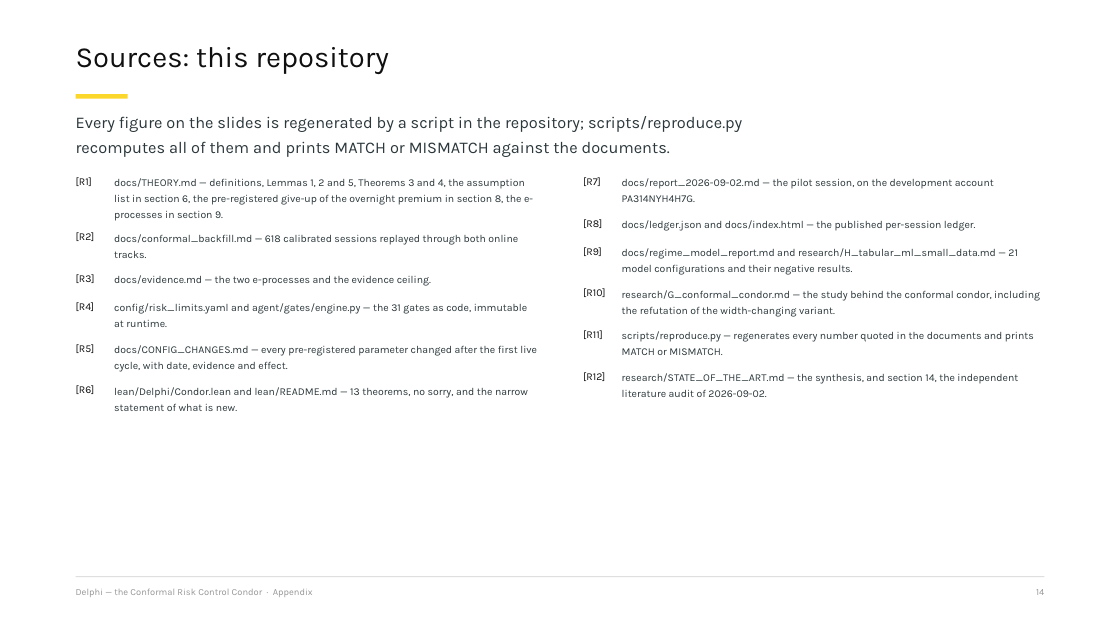
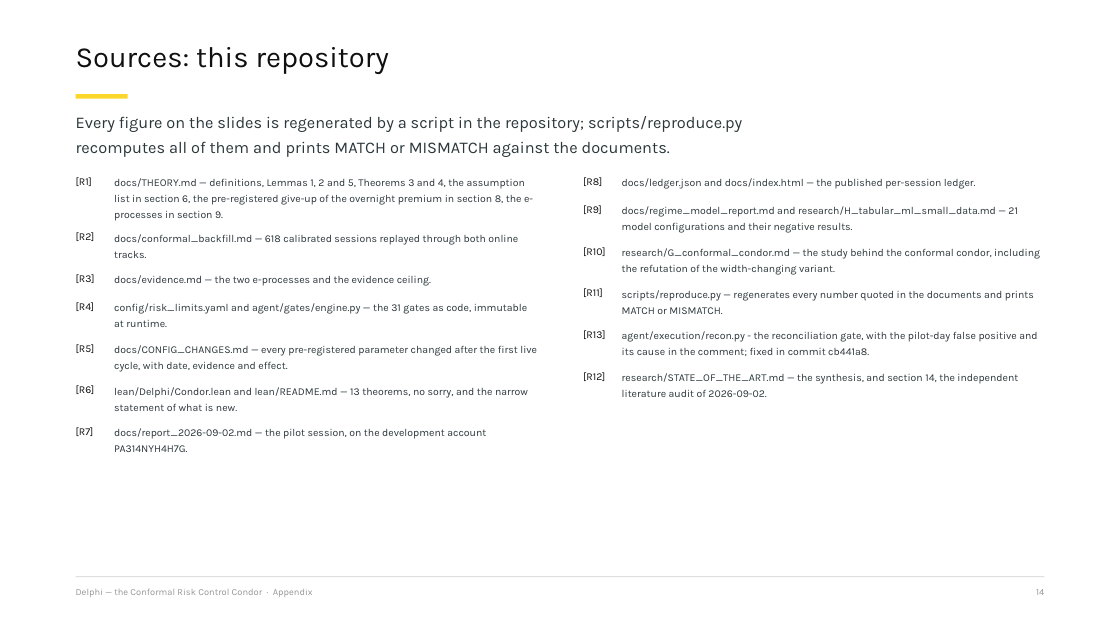
Before and after one commit to jannissio/delphi-alpaca-agent, a slide deck: slide 14 of presentation/Delphi_deck.pptx. Drawn at 1120x630 pixels with LibreOffice and Linux fonts; fonts in the diff are those of the drawing. Boxes give left, top, right and bottom in pixels: in the first picture for what was removed or moved away, otherwise in the second. Text is boxed around its words. In the diff, an @@ line names an element or a change of style, - is before the commit and + after.

```diff
--- a/presentation/Delphi_deck.pptx
+++ b/presentation/Delphi_deck.pptx
@@ 8 texts: place and size @@
-8 texts at box(583, 219, 1040, 355)
+8 texts at box(583, 177, 1040, 314)
@@ text added at box(583, 330, 605, 339), 9 pt, text #101010 @@
+[R13]
@@ text added at box(622, 331, 1037, 356), 9 pt, text #2B373B @@
+agent/execution/recon.py - the reconciliation gate, with the pilot-day false positive and its cause in the comment; fixed in commit cb441a8.
@@ text "[R7]": place and size @@
-text "[R7]" at box(583, 177, 601, 186)
+text "[R7]" at box(76, 427, 94, 436)
@@ text "docs/report_2026-09-02.md — the pilot session, ..." rewrapped from box(622, 178, 994, 189) to box(114, 428, 486, 452) @@
```
Also in this commit, not shown: 8 other slides changed, 2 other files.
